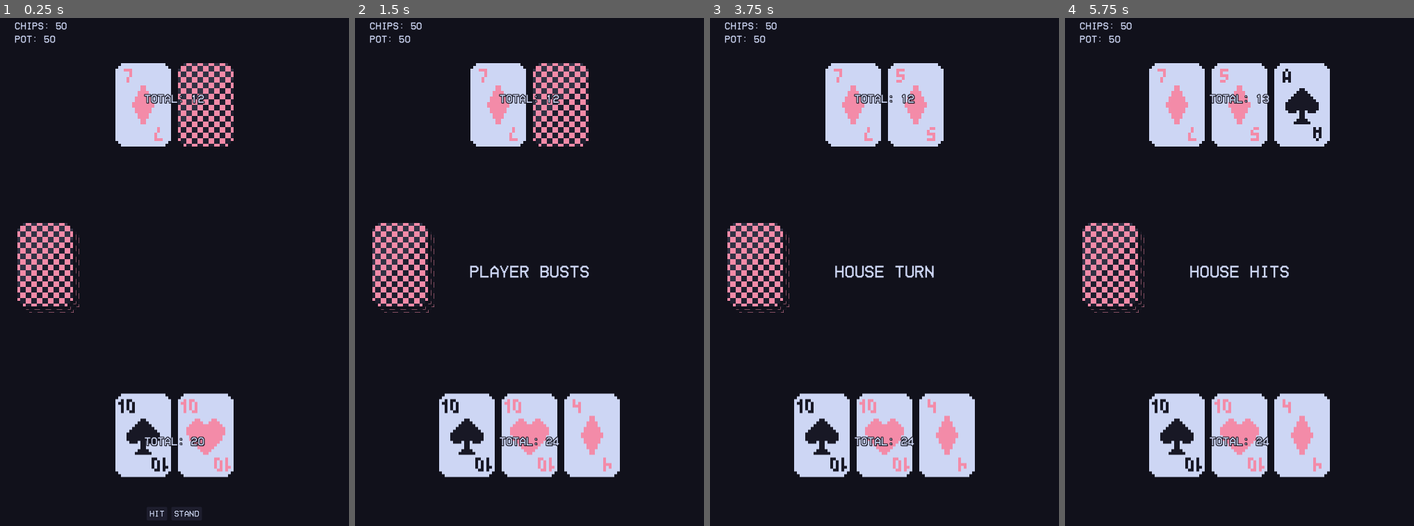
Above: before the commit, frames 1-4 (left to right).
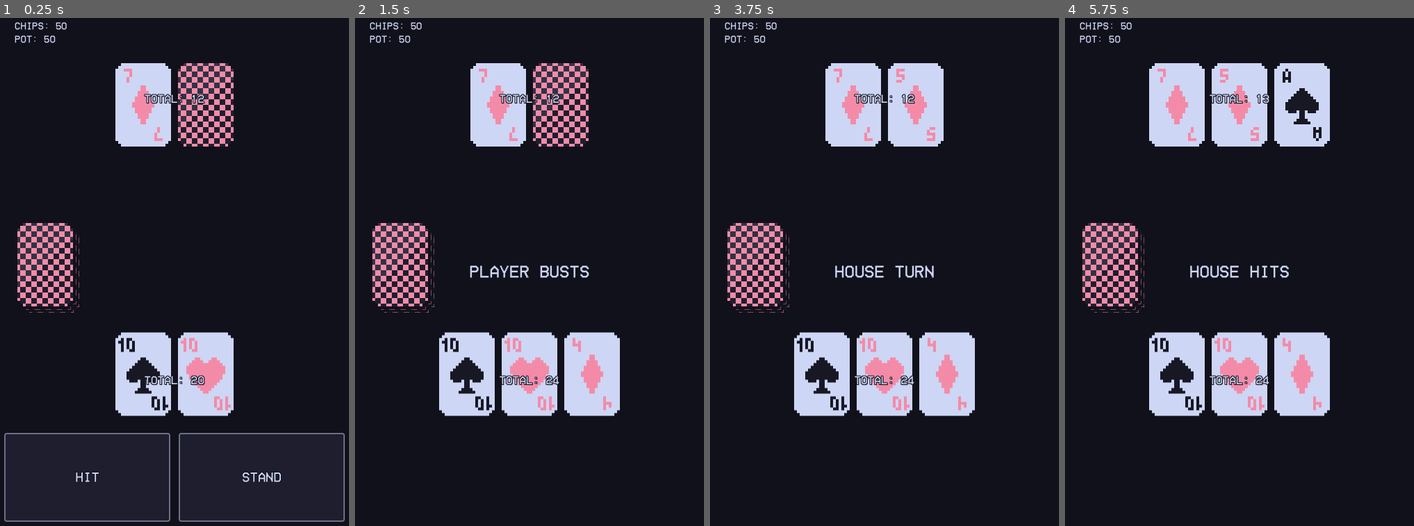
Above: after the commit, the same moments.

Repository: Virkkunen/twentyone
Game: Godot game, scene res://scenes/game.tscn
The game is run twice, just before and just after one commit, with the same random seed, the same clock (stepped at 60 frames per second) and the same inputs.
Inputs (mouse positions are in pixels of both pictures, inside the frame that each line leads up to):
- Up to frame 1 (0.25 s): no input
- Up to frame 2 (1.5 s): click "HIT" at 0.5 s; tap Enter at 1.25 s; move the mouse to (613, 241) at 1.27 s; click (613, 241) at 1.42 s
- Up to frame 3 (3.75 s): tap Space at 2, 3.5 s; drag from (807, 297) to (867, 383) at 2.02 s; tap Enter at 2.75 s; move the mouse to (922, 150) at 2.77 s; click (922, 150) at 2.92 s; drag from (867, 383) to (772, 190) at 3.52 s
- Up to frame 4 (5.75 s): tap Enter at 4.25 s; move the mouse to (1351, 353) at 4.27 s; click (1351, 353) at 4.42 s; tap Space at 5 s; drag from (1127, 190) to (1183, 134) at 5.02 s

The runs differ from the first frame. In frame 1, 8.1% of the frame differs, in the area x 1-99%, y 61-100%; in frame 2, 11%, in the area x 24-76%, y 61-91%; in frame 3, 11%; in frame 4, 11%.

Commit message:
layout changes

Diff:
--- a/resources/base.tres
+++ b/resources/base.tres
@@ -31,7 +31,7 @@
 border_width_top = 4
 border_width_right = 4
 border_width_bottom = 4
-border_color = Color(0.0666667, 0.0666667, 0.105882, 1)
+border_color = Color(0.498039, 0.517647, 0.611765, 1)
 corner_radius_top_left = 8
 corner_radius_top_right = 8
 corner_radius_bottom_right = 8
@@ -51,7 +51,7 @@
 border_width_top = 4
 border_width_right = 4
 border_width_bottom = 4
-border_color = Color(0.0666667, 0.0666667, 0.105882, 1)
+border_color = Color(0.423529, 0.439216, 0.52549, 1)
 corner_radius_top_left = 8
 corner_radius_top_right = 8
 corner_radius_bottom_right = 8
@@ -66,12 +66,12 @@
 content_margin_top = 12.0
 content_margin_right = 12.0
 content_margin_bottom = 12.0
-bg_color = Color(0.0666667, 0.0666667, 0.105882, 1)
+bg_color = Color(0.0941176, 0.0941176, 0.145098, 1)
 border_width_left = 4
 border_width_top = 4
 border_width_right = 4
 border_width_bottom = 4
-border_color = Color(0.0666667, 0.0666667, 0.105882, 1)
+border_color = Color(0.117647, 0.117647, 0.180392, 1)
 corner_radius_top_left = 8
 corner_radius_top_right = 8
 corner_radius_bottom_right = 8
@@ -91,7 +91,7 @@
 Button/colors/font_pressed_color = Color(0.729412, 0.760784, 0.870588, 1)
 Button/constants/h_separation = 4
 Button/constants/outline_size = 8
-Button/font_sizes/font_size = 24
+Button/font_sizes/font_size = 38
 Button/fonts/font = ExtResource("1_j7jmv")
 Button/styles/disabled = SubResource("StyleBoxFlat_7wvdo")
 Button/styles/focus = SubResource("StyleBoxEmpty_kndwn")
--- a/scenes/game.tscn
+++ b/scenes/game.tscn
@@ -107,8 +107,8 @@
 anchor_top = 0.5
 anchor_right = 1.0
 anchor_bottom = 0.5
-offset_top = -16.0
-offset_bottom = 959.0
+offset_top = -192.0
+offset_bottom = 783.0
 grow_horizontal = 2
 grow_vertical = 2
 
@@ -244,15 +244,20 @@
 z_index = 6
 layout_mode = 2
 size_flags_vertical = 3
+theme_override_constants/separation = 24
 alignment = 1
 
 [node name="ButtonHit" type="Button" parent="HUD/PlayerCanvas/Control/PlayerHUD/VBoxContainer/Buttons"]
-layout_mode = 2
+custom_minimum_size = Vector2(256, 256)
+layout_mode = 2
+size_flags_horizontal = 3
 theme = ExtResource("7_82s7f")
 text = "HIT"
 
 [node name="ButtonStand" type="Button" parent="HUD/PlayerCanvas/Control/PlayerHUD/VBoxContainer/Buttons"]
-layout_mode = 2
+custom_minimum_size = Vector2(256, 256)
+layout_mode = 2
+size_flags_horizontal = 3
 theme = ExtResource("7_82s7f")
 text = "Stand"
 
@@ -262,8 +267,8 @@
 anchor_top = 1.0
 anchor_right = 1.0
 anchor_bottom = 1.0
-offset_top = -326.0
-offset_bottom = -296.0
+offset_top = -502.0
+offset_bottom = -472.0
 grow_horizontal = 2
 grow_vertical = 0
 theme = ExtResource("7_82s7f")
